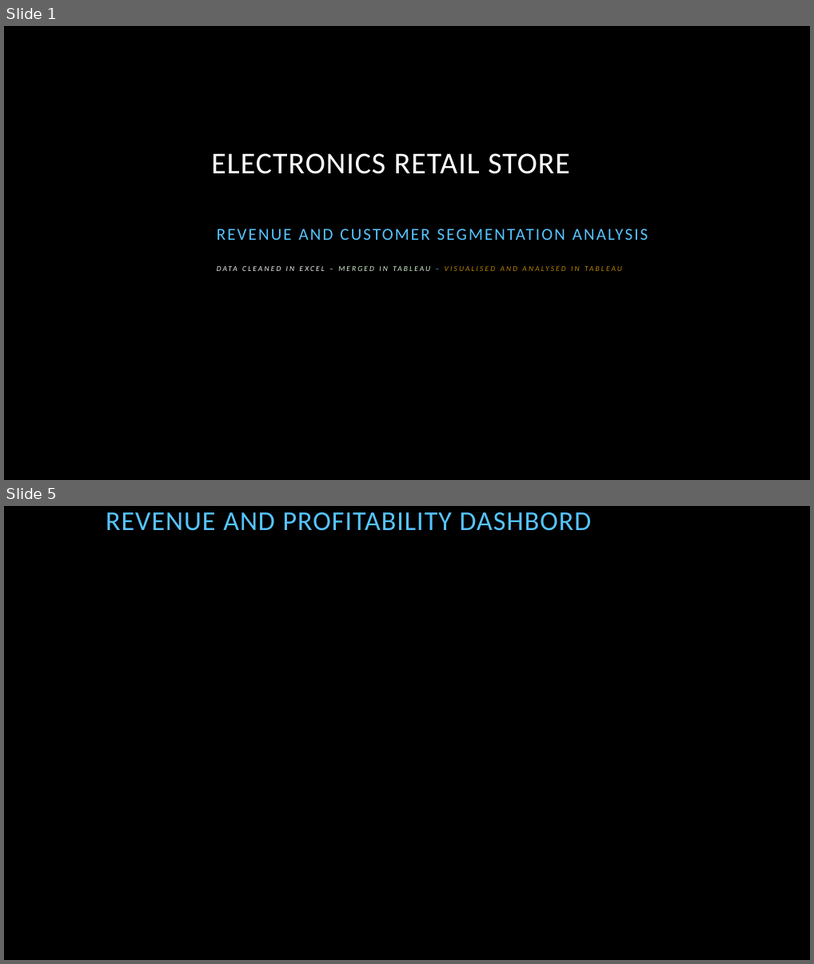
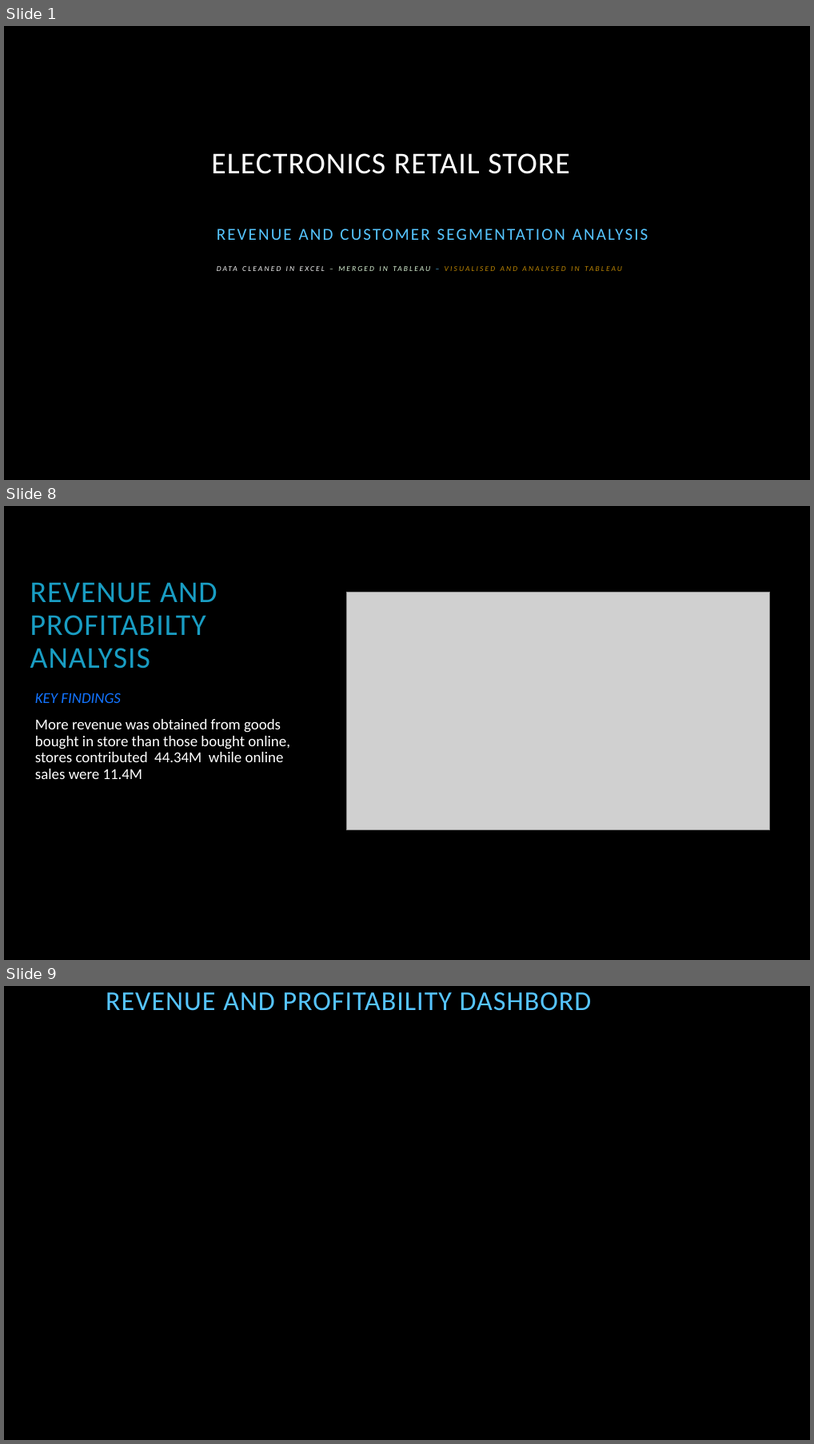
Before and after one commit to mutheumbuta/Electronic_retailstore_analysis, a slide deck: ELECTRONICS RETAIL STORE presentation.pptx. Shown one above the other, each under a label of ours: slides 1 and 5 before the commit, slides 1, 8 and 9 after it; the slides between them are not shown. The pictures are 814x964 and 814x1444 pixels, drawn with LibreOffice and Linux fonts; fonts in the diff are those of the drawing; grey boxes stand for pictures; background and template pictures are left out. Boxes give left, top, right and bottom in pixels: in the first picture for what was removed or moved away, otherwise in the second. Text is boxed around its words. In the diff, an @@ line names an element or a change of style, - is before the commit and + after.

```diff
--- a/ELECTRONICS RETAIL STORE presentation.pptx
+++ b/ELECTRONICS RETAIL STORE presentation.pptx
@@ slide 8 added at bbox=[4, 506, 810, 960], background picture (left out) @@
@@ title added at bbox=[30, 582, 217, 668], 36 pt, text #199DC3 @@
+REVENUE AND PROFITABILTY ANALYSIS
@@ picture added at bbox=[346, 592, 770, 830] @@
@@ text added at bbox=[35, 692, 290, 779], 18 pt, text #FFFFFF @@
+KEY FINDINGS
+More revenue was obtained from goods bought in store than those bought online, stores contributed 44.34M while online sales were 11.4M
@@ what was slide 5 is now slide 9 @@
```
Also in this commit, not shown: 4 slides changed, 6 other slides added.
